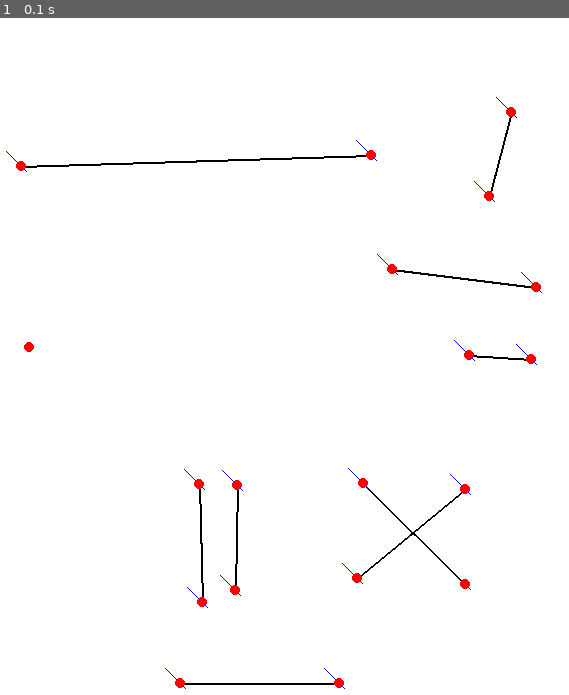
Above: before the commit, frame 1.
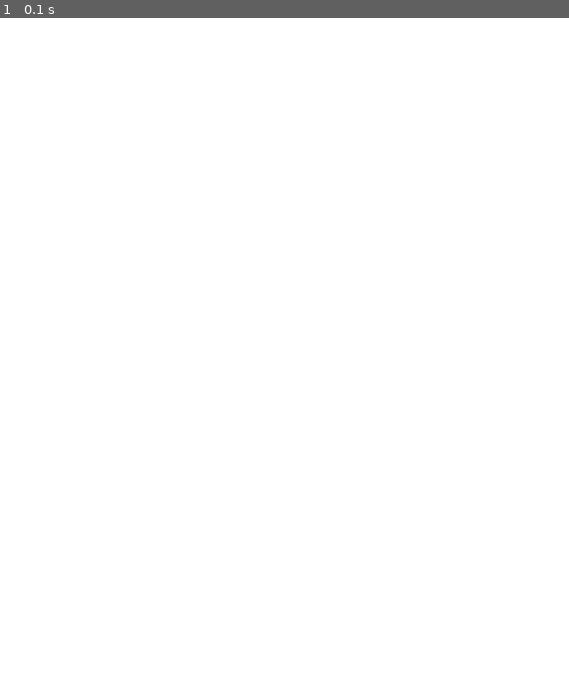
Above: after the commit, the same moment.

Repository: aziznal/route-optimizer
Game: pygame game, started from main.py
Two runs of this game, one before a commit and one after it. Both use one fixed random seed, a clock stepped at 60 frames per second and the inputs below.
Inputs:
- Up to frame 1 (0.1 s): no input

The runs differ from the first frame. In frame 1, 1.0% of the frame differs, in the area x 1-96%, y 11-100%.

Commit message:
Add angle-finding utilities to Arc.py - Remove unused function from main.py - Update .gitignore to not include pickled files anymore

Diff:
--- a/BaseClasses/Arc.py
+++ b/BaseClasses/Arc.py
@@ -4,11 +4,17 @@
 
 """
 
+from numpy import arctan
+
 
 class Arc:
     def __init__(self, node1, node2):
 
         self.node1, self.node2 = node1, node2
+
+        self.slope = self.calculate_slope()
+
+        self.angle = self.calculate_angle()
 
         self.length = self.calculate_length()
 
@@ -20,3 +26,27 @@
         )
 
         return length_squared ** 0.5
+
+
+    def calculate_slope(self):
+
+        x1, x2 = self.node1.x, self.node2.x
+        y1, y2 = self.node1.y, self.node2.y
+
+        delta_y = y2 - y1
+        delta_x = x2 - x1
+
+        return delta_y / delta_x
+
+
+    def calculate_angle(self):
+
+        """
+        Note: angle is calculated according to positive x-axis
+        """
+
+        # Angle formula is the following:
+        #
+        #       Angle = arctan(slope)
+
+        return arctan(self.slope)
--- a/main.py
+++ b/main.py
@@ -68,9 +68,7 @@
         return []
 
 
-def run(*draw_functions):
-
-    global building_manager
+def run(building_manager, *draw_functions):
 
     screen = get_screen()
 
@@ -90,26 +88,6 @@
 
         pygame.display.flip()
 
-
-def create_konya():
-
-    buildings = [
-
-        Building(78, 200, connections=[1, 2]),
-
-        Building(135, 300, connections=[0, 2]),
-
-        Building(275, 400, connections=[0, 1]),
-
-        Building(360, 135, connections=[0, 1, 2]),
-
-    ]
-
-    streets = building_manager.create_streets_between_buildings(buildings)
-
-    konya = City(buildings, streets)
-
-    return konya
 
 
 if __name__ == '__main__':
@@ -132,6 +110,12 @@
 
 
     run(
+
+        building_manager,
+
+        ### Drawing methods below here
+
         # mapmaker.draw,
         konya.draw
+
     )
Binary file removed: default-map-buildings.p
Not shown, changed: .gitignore
